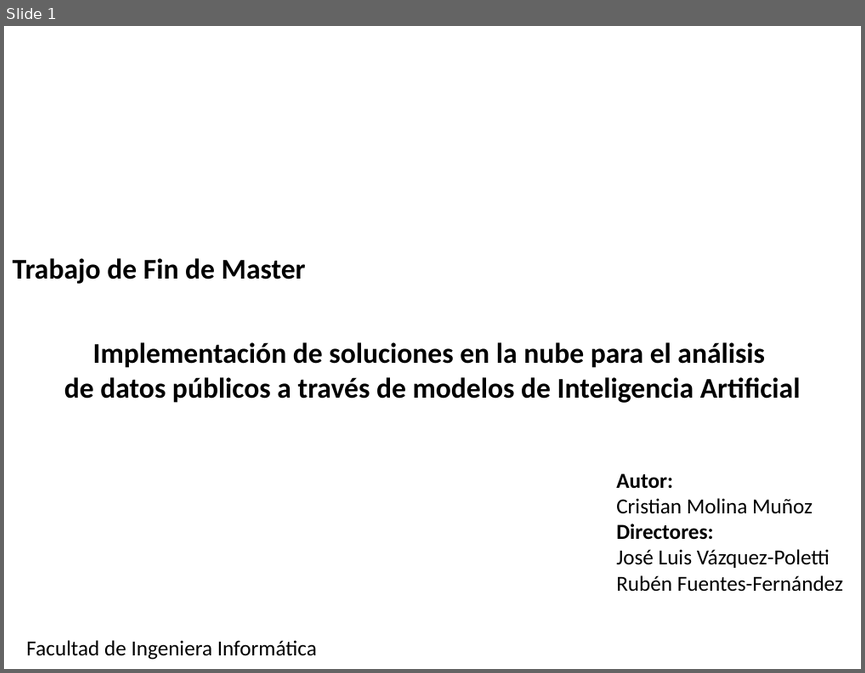
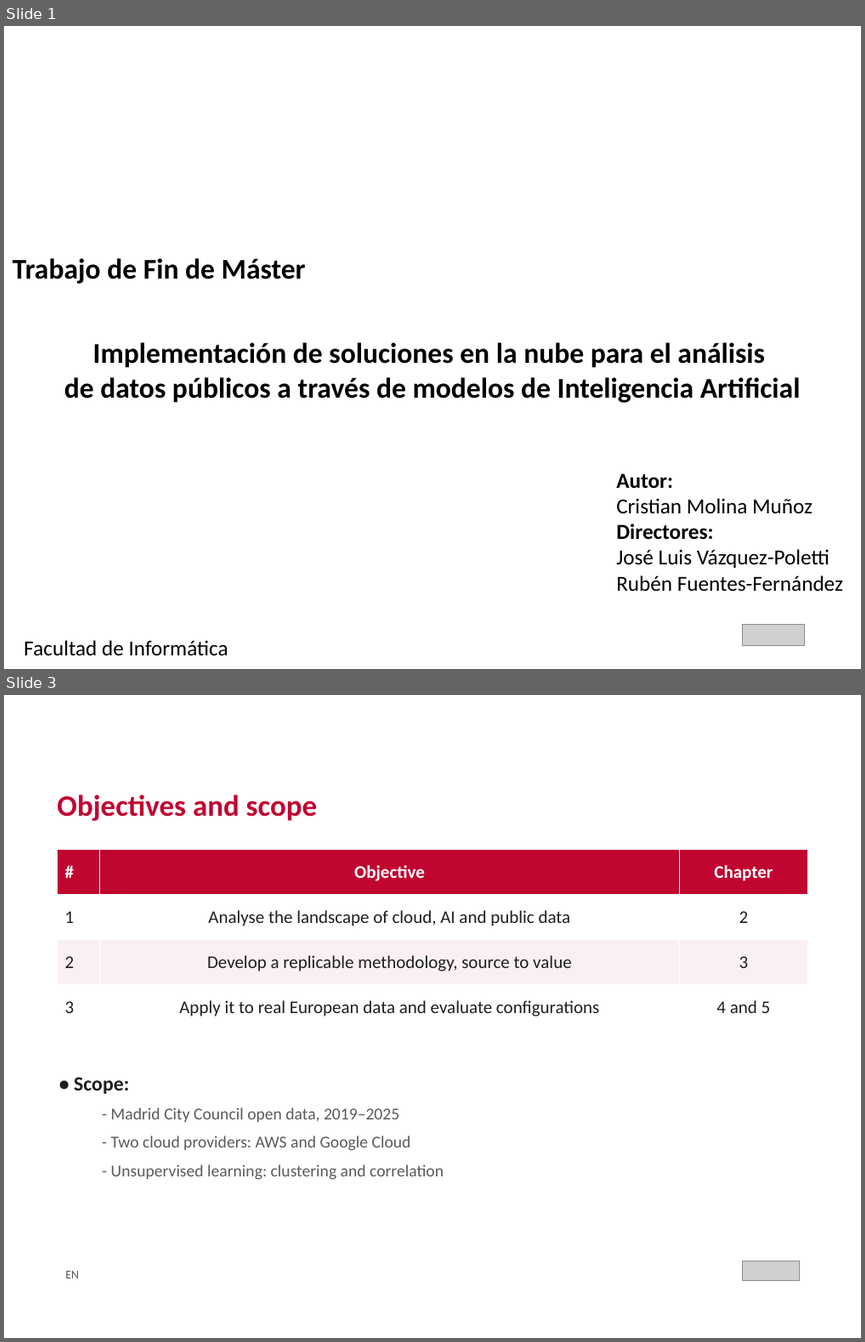
Before and after one commit to crismo04/TFM-cloud-soliutions-to-public-data, a slide deck: master's thesis/TFM_MII_Cloud_AI_PublicData_MolinaCristian_2026.pptx. Shown one above the other, each under a label of ours: slide 1 before the commit, slides 1 and 3 after it; the slides between them are not shown. The pictures are 865x673 and 865x1342 pixels, drawn with LibreOffice and Linux fonts; fonts in the diff are those of the drawing; grey boxes stand for pictures; background and template pictures are left out. Boxes give left, top, right and bottom in pixels: in the first picture for what was removed or moved away, otherwise in the second. Text is boxed around its words. In the diff, an @@ line names an element or a change of style, - is before the commit and + after.

```diff
--- a/master's thesis/TFM_MII_Cloud_AI_PublicData_MolinaCristian_2026.pptx
+++ b/master's thesis/TFM_MII_Cloud_AI_PublicData_MolinaCristian_2026.pptx
@@ slide 3 added at (4, 695, 861, 1338), background #FFFFFF @@
@@ text added at (57, 794, 318, 821), 25 pt, text #C00530, bold @@
+Objectives and scope
@@ table added at (57, 849, 808, 1030), 4 rows, 3 columns @@
+# | Objective | Chapter
+1 | Analyse the landscape of cloud, AI and public data | 2
+2 | Develop a replicable methodology, source to value | 3
+3 | Apply it to real European data and evaluate configurations | 4 and 5
@@ text added at (74, 1077, 443, 1179), 14 pt, text #5A5A5A @@
+• Scope:
+  - Madrid City Council open data, 2019–2025
+  - Two cloud providers: AWS and Google Cloud
+  - Unsupervised learning: clustering and correlation
@@ text added at (65, 1270, 79, 1278), 10 pt, text #5A5A5A @@
+EN
@@ picture added at (743, 1260, 799, 1280) @@
@@ slide 1 changed as well @@
@@ text at (12, 258, 306, 284): text changed @@
-Trabajo de Fin de Master
+Trabajo de Fin de Máster
@@ picture added at (743, 624, 804, 646) @@
@@ text at (24, 640, 228, 656): text changed @@
-Facultad de Ingeniera Informática
+Facultad de Informática
```
Also in this commit, not shown: 31 other slides added, 3 slides removed, 9 other files.
